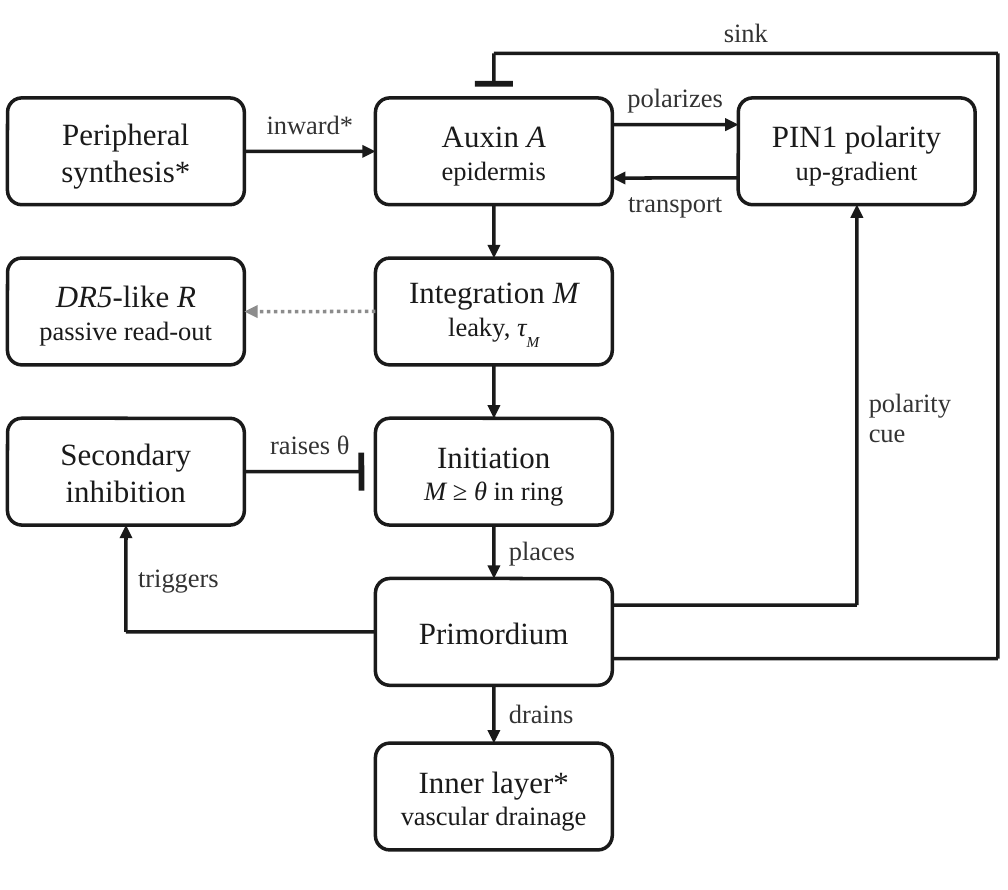
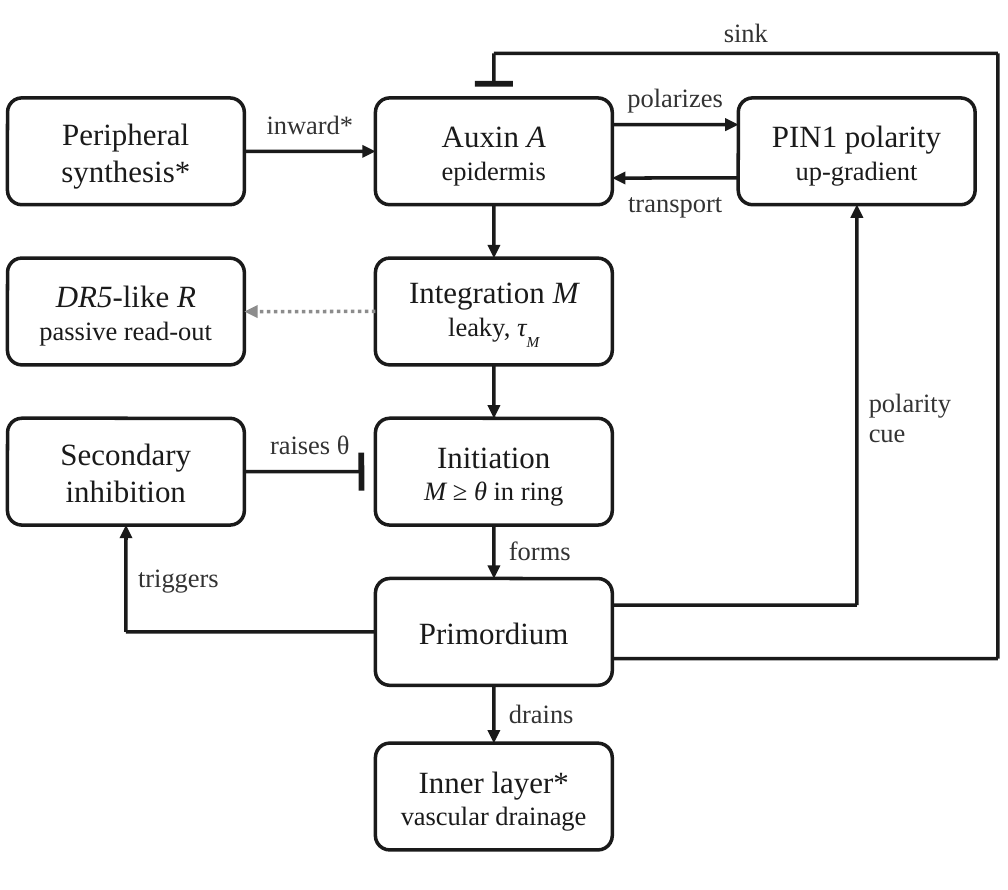
Before and after one commit to Aria0516/model, a slide deck: slide 1 of figures/prior_work/ppt/fig1-2B_loop_en.pptx. Drawn at 1008x890 pixels with LibreOffice and Linux fonts; fonts in the diff are those of the drawing. Boxes give left, top, right and bottom in pixels: in the first picture for what was removed or moved away, otherwise in the second. Text is boxed around its words. In the diff, an @@ line names an element or a change of style, - is before the commit and + after.

```diff
--- a/figures/prior_work/ppt/fig1-2B_loop_en.pptx
+++ b/figures/prior_work/ppt/fig1-2B_loop_en.pptx
@@ text at (509,541,571,561): text changed @@
-places
+forms
```
Also in this commit, not shown: 15 other files.
